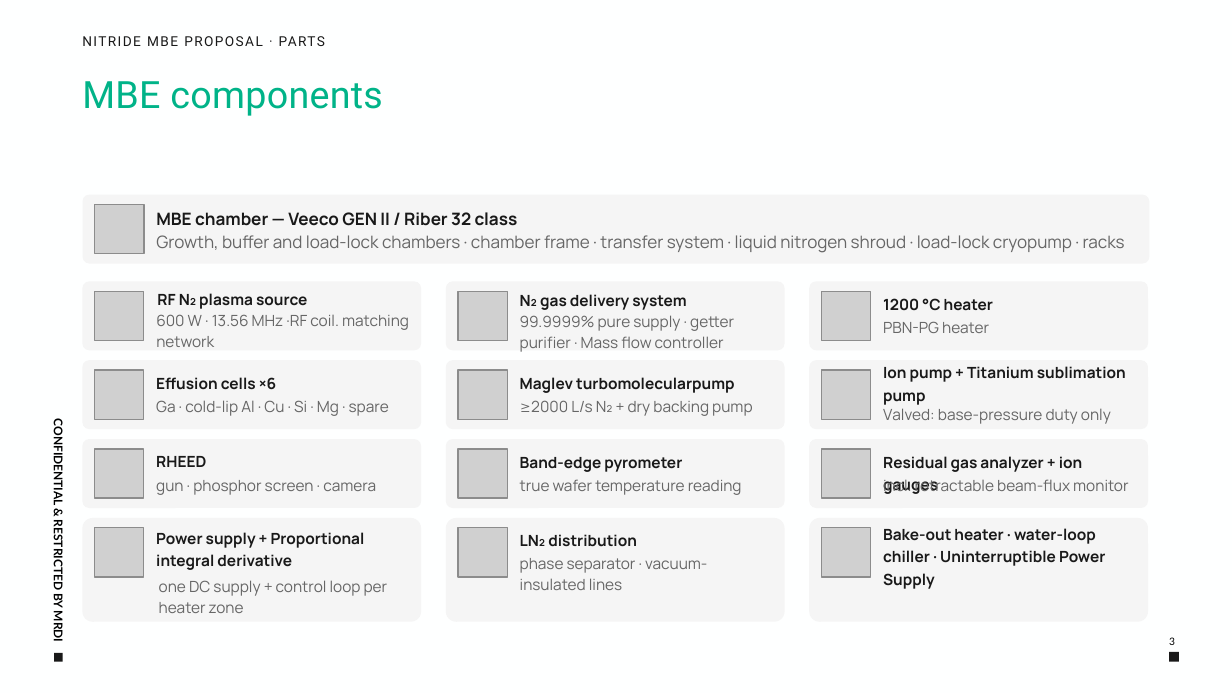
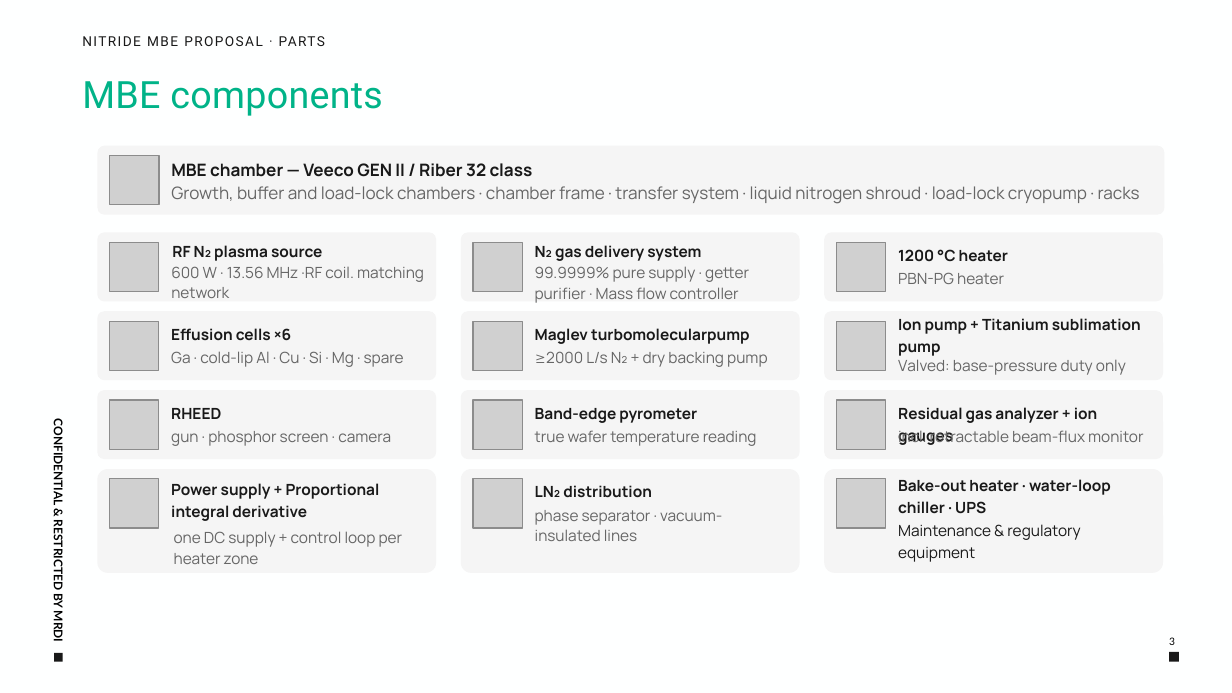
Before and after one commit to jiaowh/rig, a slide deck: slide 3 of Self-built_nitride_MBE_proposal_v3.pptx. Drawn at 1232x693 pixels with LibreOffice and Linux fonts; fonts in the diff are those of the drawing; grey boxes stand for pictures; background and template pictures are left out. Boxes give left, top, right and bottom in pixels: in the first picture for what was removed or moved away, otherwise in the second. Text is boxed around its words. In the diff, an @@ line names an element or a change of style, - is before the commit and + after.

```diff
--- a/Self-built_nitride_MBE_proposal_v3.pptx
+++ b/Self-built_nitride_MBE_proposal_v3.pptx
@@ 24 texts, 13 pictures, 13 rounded rectangles: place and size @@
-24 texts, 13 pictures, 13 rounded rectangles at <box>83,195,1149,621</box>
+24 texts, 13 pictures, 13 rounded rectangles at <box>97,145,1164,573</box>
@@ text at <box>898,479,1111,562</box>: text changed @@
-Bake-out heater · water-loop chiller · Uninterruptible Power Supply
+Bake-out heater · water-loop chiller · UPS
+Maintenance & regulatory equipment
```
Also in this commit, not shown: 2 other slides changed, 2 other files.
